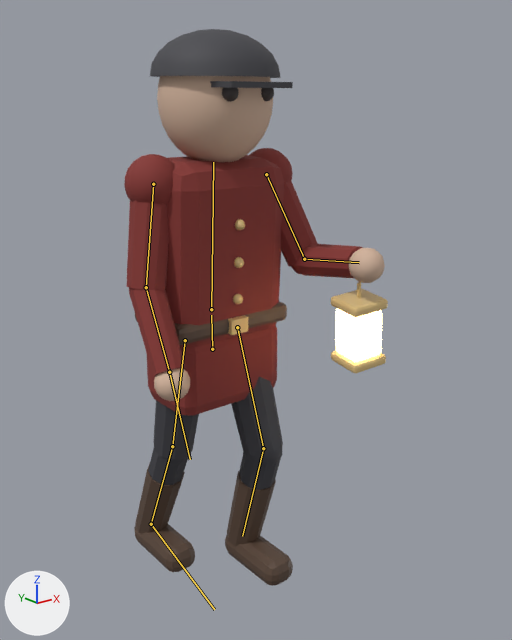
Two versions of the glTF model Data/SampleProjects/Lamplight/Sources/Guard.glb, one commit apart.
Both versions are drawn from a camera (50 mm lens) standing at (-1.281, -1.833, 1.709) and looking at (0.084, -0.127, 1.026). Every picture has the same lights, and +X, +Y and +Z are marked at lower left. The older version comes first. Both versions are drawn at frame 4 of the action 'Walk'; the numbers are the values there. The bones that change, and the others that lie on the model, are drawn over the model as lines.

Names of what the first picture shows: 'Guard'.
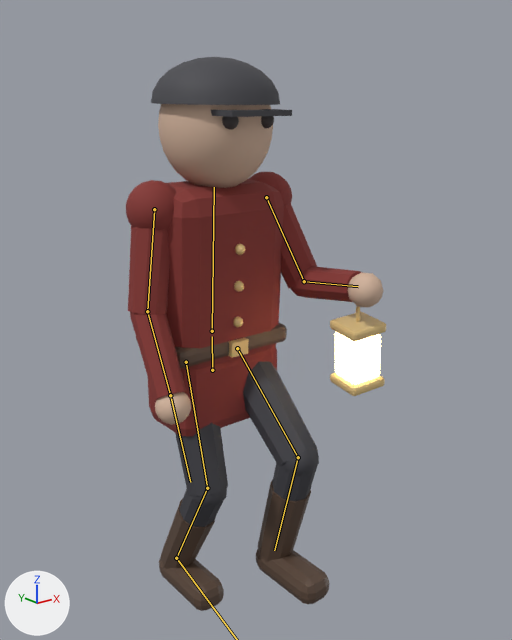
Changed parts and their boxes [x1, y1, x2, y2] in the pictures (512 x 640 px):
'Guard', posed
    before: [124, 29, 388, 586]
    after: [126, 57, 386, 611]
bone 'hips', root to tip
    before: (212, 349) to (211, 315)
    after: (212, 370) to (212, 336)
bone 'thigh_L', root to tip
    before: (237, 327) to (263, 448)
    after: (237, 348) to (298, 457)
bone 'shin_L', root to tip
    before: (263, 448) to (242, 536)
    after: (298, 457) to (274, 550)
bone 'thigh_R', root to tip
    before: (185, 340) to (172, 446)
    after: (186, 362) to (207, 488)
bone 'shin_R', root to tip
    before: (172, 446) to (151, 524)
    after: (207, 488) to (176, 558)

The edits, one by one:
Bone 'hips' (bone_hips) moves from (0.0, 0.008, 0.0) to (0.0, -0.066, 0.0).
Bone 'thigh_L' (bone_thigh_l) turns from (-16, 0, 0) to (-45, 0, -1) degrees about its own x, y and z.
Bone 'shin_L' (bone_shin_l) turns from (30, 0, 0) to (58, 0, 1) degrees about its own x, y and z.
Bone 'thigh_R' (bone_thigh_r) turns from (16, 0, 0) to (-13, 0, 0) degrees about its own x, y and z.
Bone 'shin_R' (bone_shin_r) turns from (5, 0, 0) to (38, 0, 0) degrees about its own x, y and z.
Bone 'foot_R' (bone_foot_r) turns from (-21, 0, 0) to (-25, 0, 0) degrees about its own x, y and z.
